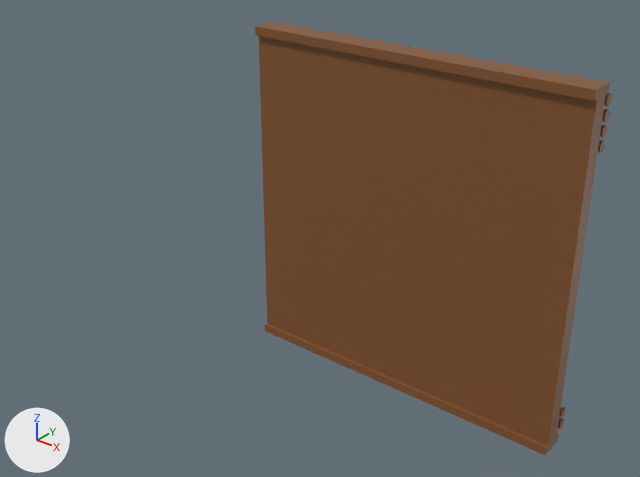
Renders of the OBJ model Assets/3D Models/8x8_wall_pipe.obj from each side of a commit.
Rendered twice from a 50 mm lens placed at (13.64, -14.73, 12.4), pointed at (1.98, -0.15, 3.37). The lights are fixed; the arrows at lower left show +X, +Y and +Z. Where no turn or scale is listed for an object, it has been applied to the vertices.

Names of what the first picture shows: 'pipe', 'wall'.
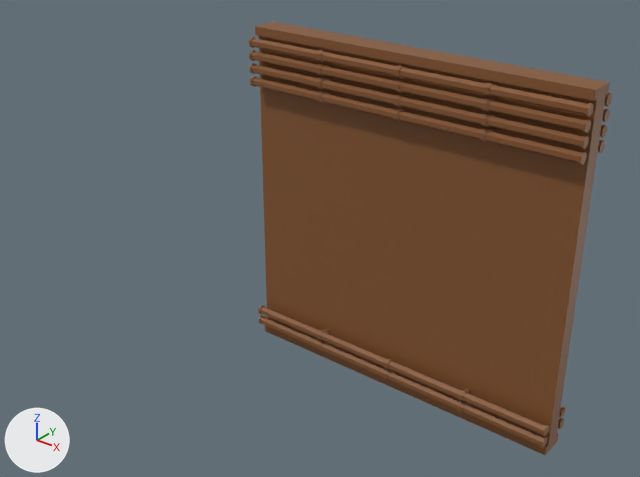
The change, as a diff of the scene's bpy script:
```diff
--- a/Assets/3D Models/8x8_wall_pipe.obj.py
+++ b/Assets/3D Models/8x8_wall_pipe.obj.py
@@ me_pipe @@
 me_pipe.from_pydata(...)  # 771 vertices, 744 faces, 2 loose edges; spans x -5.99..8.0, y -1.89..0.82, z 0.27..7.78
 # used by ob_pipe; location = (0.0, 0.0, 0.0)
+# me_pipe part 1: the loose piece of 128 vertices spanning x 0.0..8.0, y 0.49..0.82, z 6.92..7.18 is copied, and the copy is turned -180 degrees about the z axis through its middle, then moved by (0.0, -0.72, 0.02); it spans x 0.0..8.0, y -0.23..0.1, z 6.94..7.19
+# me_pipe part 2: the loose piece of 128 vertices spanning x 0.0..8.0, y 0.49..0.82, z 7.52..7.78 is copied, and the copy is turned 180 degrees about the z axis through its middle, then moved by (0.0, -0.72, 0.02); it spans x 0.0..8.0, y -0.23..0.1, z 7.54..7.79
+# me_pipe part 3: the loose piece of 128 vertices spanning x 0.0..8.0, y 0.49..0.82, z 7.22..7.48 is copied, and the copy is turned -180 degrees about the z axis through its middle, then moved by (0.0, -0.72, 0.02); it spans x 0.0..8.0, y -0.23..0.1, z 7.24..7.49
+# me_pipe part 4: the loose piece of 128 vertices spanning x 0.0..8.0, y 0.49..0.82, z 6.62..6.88 is copied, and the copy is turned -180 degrees about the z axis through its middle, then moved by (0.0, -0.72, 0.02); it spans x 0.0..8.0, y -0.23..0.1, z 6.64..6.89
+# me_pipe part 5: the loose piece of 128 vertices spanning x 0.0..8.0, y 0.49..0.82, z 0.27..0.53 is copied, and the copy is turned -180 degrees about the z axis through its middle, then moved by (0.0, -0.72, 0.02); it spans x 0.0..8.0, y -0.23..0.1, z 0.29..0.54
+# me_pipe part 6: the loose piece of 128 vertices spanning x 0.0..8.0, y 0.49..0.82, z 0.57..0.83 is copied, and the copy is turned -180 degrees about the z axis through its middle, then moved by (0.0, -0.72, 0.02); it spans x 0.0..8.0, y -0.23..0.1, z 0.59..0.84
 me_pipe.materials.append(mat_metal_001)
```

Boxes (x1, y1, x2, y2) around the edits, measured in the pictures (640 x 477 px):
'pipe', reshaped
    before: (558, 93, 612, 429)
    after: (249, 37, 612, 448)
part 1 of me_pipe, added (brown)
    after: (250, 63, 589, 149)
part 2 of me_pipe, added (brown)
    after: (249, 37, 594, 117)
part 3 of me_pipe, added (brown)
    after: (249, 50, 591, 133)
part 4 of me_pipe, added (brown)
    after: (250, 76, 587, 165)
part 5 of me_pipe, added (brown)
    after: (259, 315, 547, 448)
part 6 of me_pipe, added (brown)
    after: (258, 305, 549, 436)
